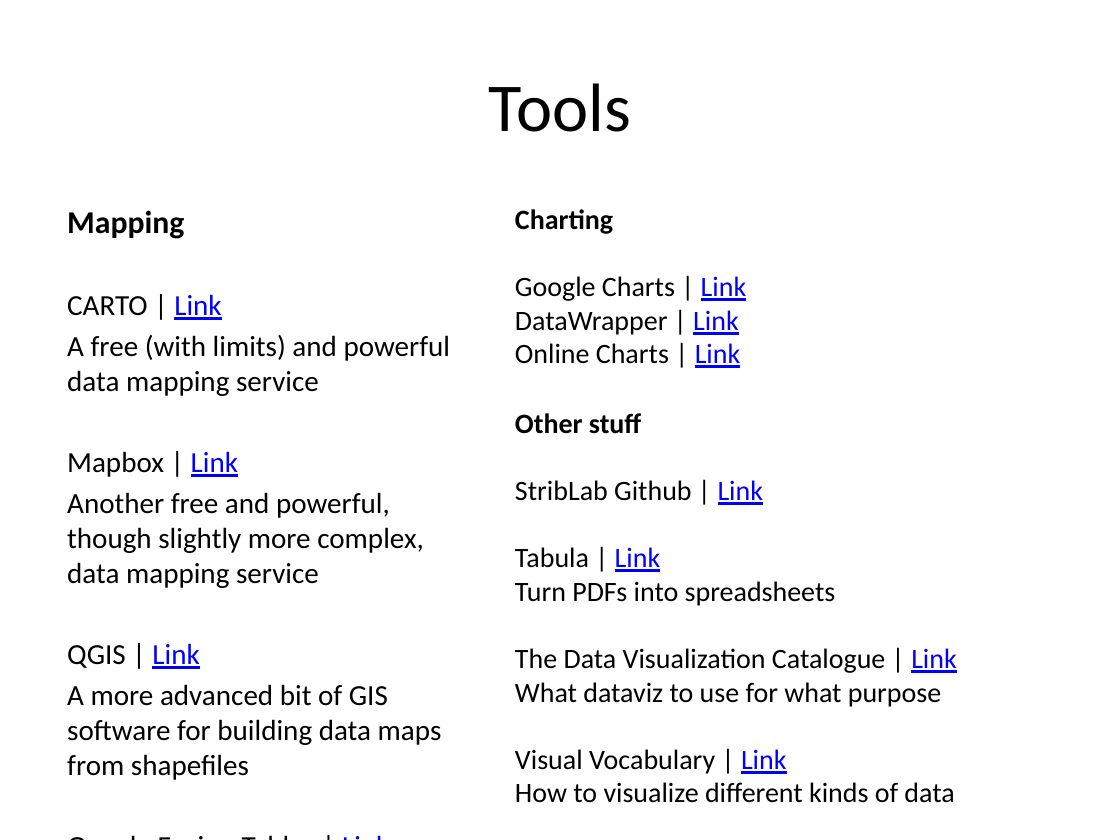
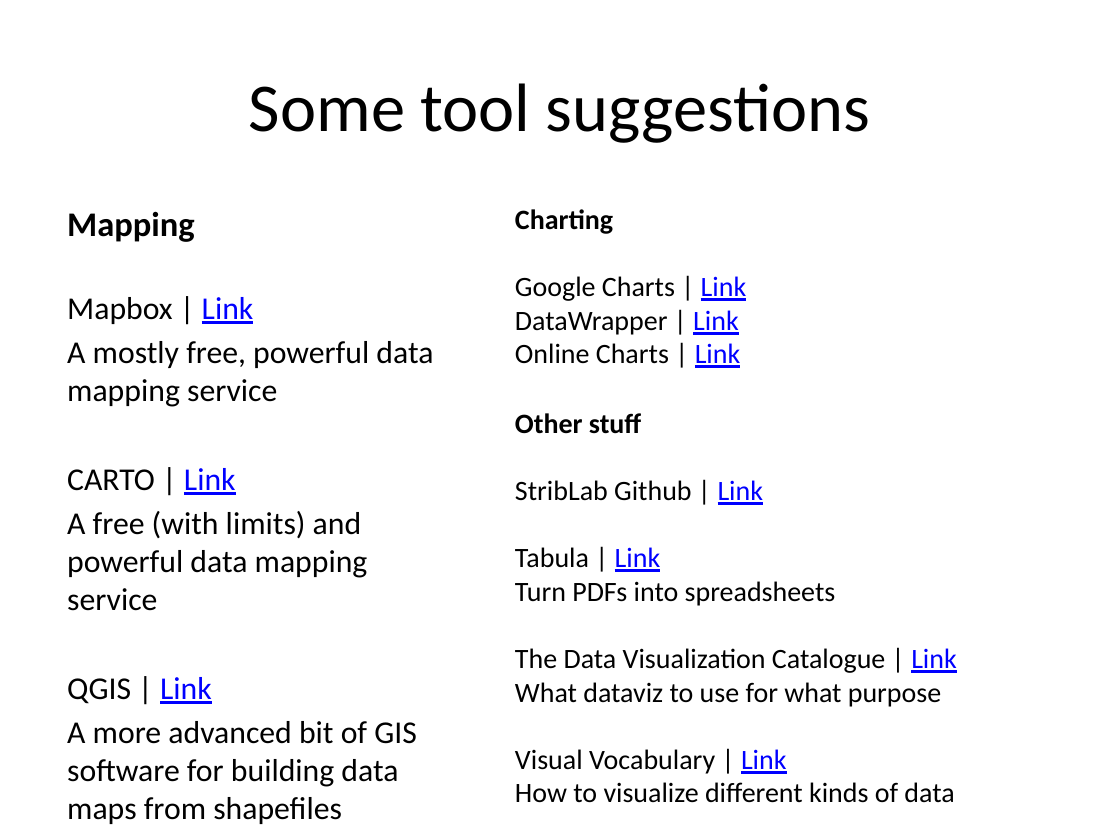
Before and after one commit to jeffhargarten/20181127-umn_class, a slide deck: slide 12 of data_presentation.pptx (slide 11 before the commit). Drawn at 1120x840 pixels with LibreOffice and Linux fonts; fonts in the diff are those of the drawing. Boxes give left, top, right and bottom in pixels: in the first picture for what was removed or moved away, otherwise in the second. Text is boxed around its words. In the diff, an @@ line names an element or a change of style, - is before the commit and + after.

```diff
--- a/data_presentation.pptx
+++ b/data_presentation.pptx
@@ title at bbox=[249, 83, 870, 143]: text changed @@
-Tools
+Some tool suggestions
@@ text at bbox=[67, 211, 433, 824]: paragraphs removed @@
-Google Fusion Tables | Link
-Make maps from spreadsheets
@@ text at bbox=[67, 211, 417, 824]: size 20.4 to 22.2 pt in "Mapping"; size 18.7 to 20.4 pt in "CARTO | Link", "A free (with limits) and powerful data ...", "QGIS | Link", "A more advanced bit of GIS software ..." @@
@@ text at bbox=[67, 297, 433, 407]: paragraphs added @@
+Mapbox | Link
+A mostly free, powerful data mapping service
@@ text at bbox=[67, 451, 424, 588]: paragraphs removed @@
-Mapbox | Link
-Another free and powerful, though slightly more complex, data mapping service
```
Also in this commit, not shown: 4 other slides changed, 2 slides added.
